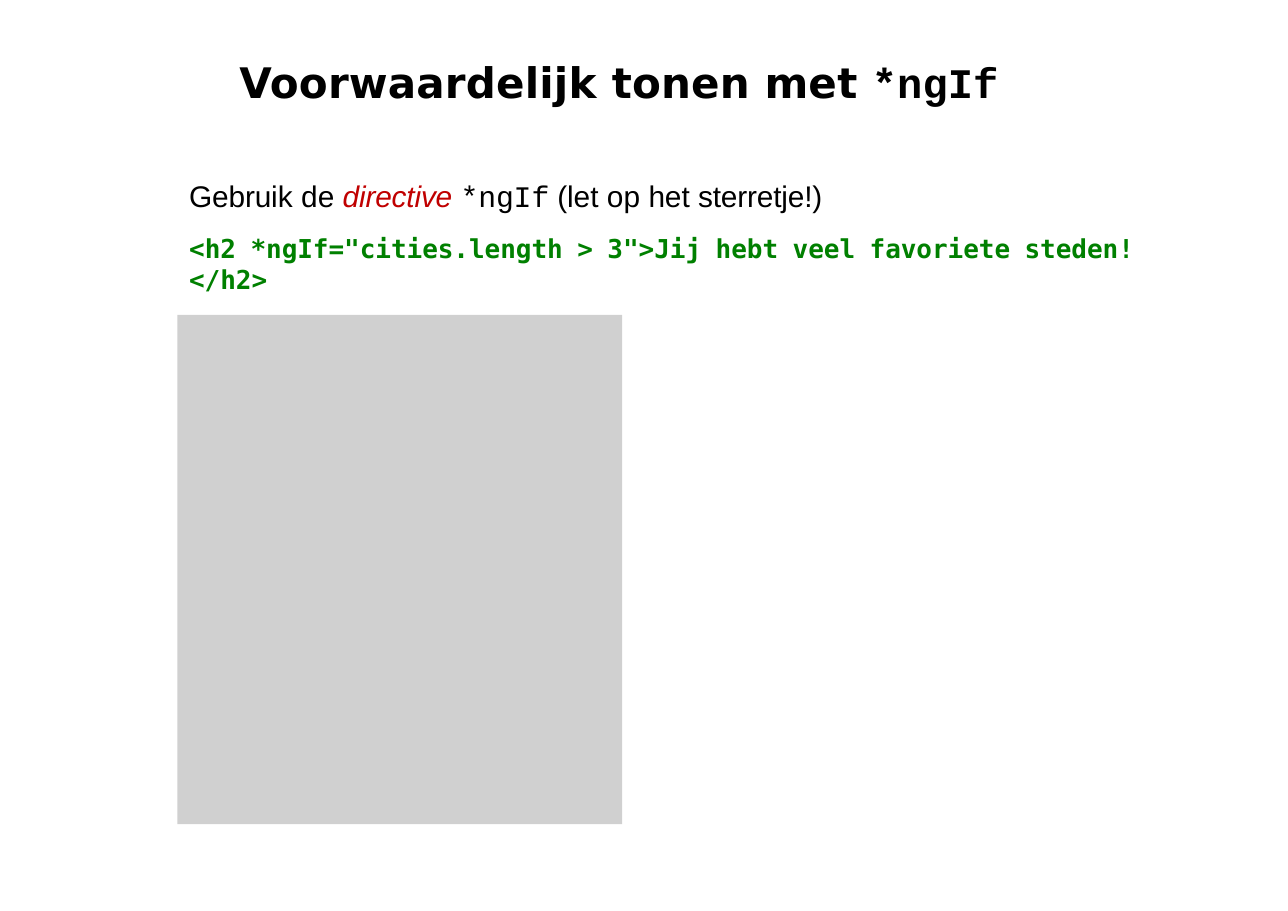
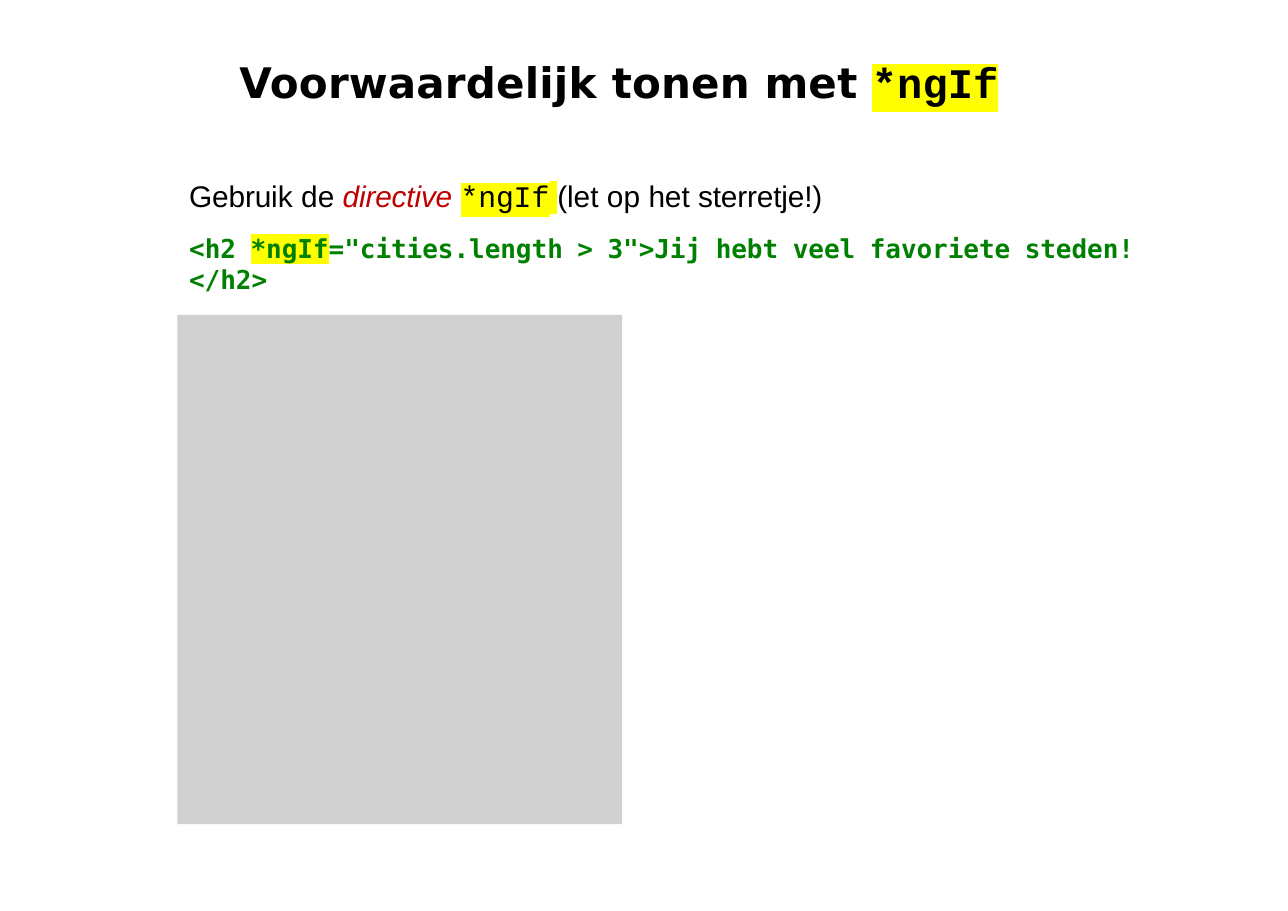
Before and after one commit to petereijgermans11/workshop-angular7, a slide deck: slide 14 of PPT/02- Angular Databinding.pptx. Drawn at 1288x911 pixels with LibreOffice and Linux fonts; fonts in the diff are those of the drawing; grey boxes stand for pictures. Boxes give left, top, right and bottom in pixels: in the first picture for what was removed or moved away, otherwise in the second. Text is boxed around its words. In the diff, an @@ line names an element or a change of style, - is before the commit and + after.

```diff
--- a/PPT/02- Angular Databinding.pptx
+++ b/PPT/02- Angular Databinding.pptx
@@ title "Voorwaardelijk tonen met *ngIf" at [239,66,999,111]: highlight none to #FFFF00 in "*ngIf" @@
@@ text "Gebruik de directive *ngIf (let ..." at [189,185,1134,263]: highlight none to #FFFF00 in "*ngIf", "*ngIf="cities.length" @@
```
Also in this commit, not shown: 8 other slides changed, 1 other file.
